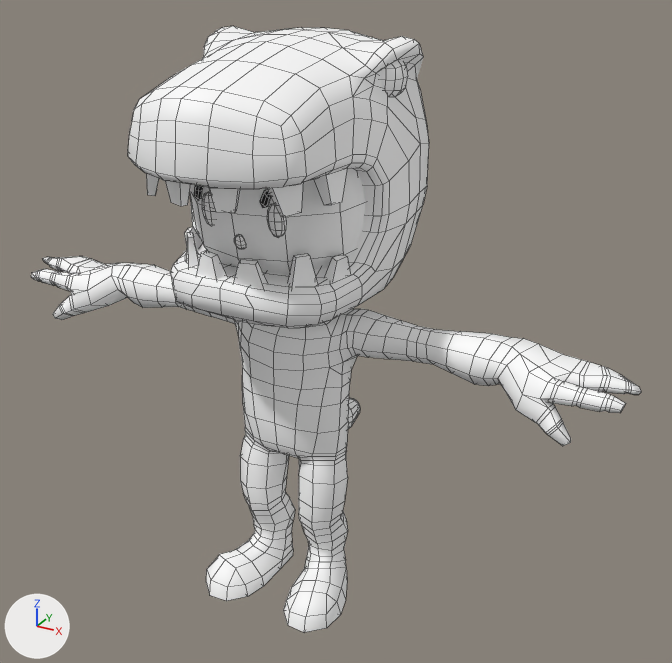
The FBX model 100Avatars_045/100Avatars_045_DinoKid.fbx, before and after one commit.
The view is the same before and after, from a 50 mm lens placed at (0.0726, -0.1175, 0.1073), pointed at (0.0069, 0.0019, 0.0477). The axes (+X, +Y, +Z) are drawn at lower left. The lights are the same throughout. Mesh edges are drawn as thin lines. Where no turn or scale is listed for an object, it has been applied to the vertices.

Objects in the first picture: 'mesh_char_104'.
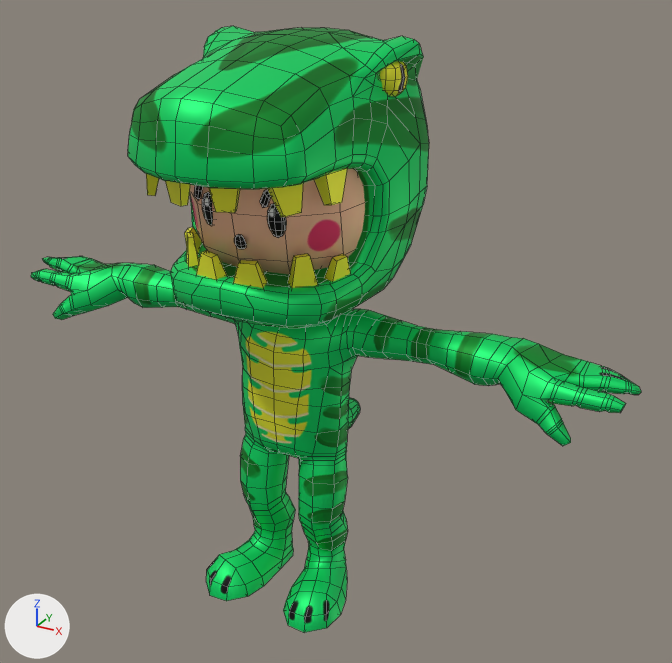
The newer file is also rescaled (x13.03) as a whole; pictures and numbers use the older file's frame.

Boxes (x1, y1, x2, y2) around the edits, measured in the pictures (672 x 663 px):
```json
{"part": 1, "of": "me_untitled", "change": "recoloured", "before": [31, 26, 641, 632], "after": [31, 26, 641, 632], "on screen": "white to green"}
{"part": 2, "of": "me_untitled", "change": "recoloured", "before": [202, 192, 287, 249], "after": [202, 192, 287, 249]}
{"part": 3, "of": "me_untitled", "change": "recoloured", "before": [194, 185, 271, 208], "after": [194, 185, 271, 208]}
```

The change, as JSON lines over the scene's bpy script:
```json
{"op": "add", "block": "img_100avatars_045_dinokid_png", "code": ["img_100avatars_045_dinokid_png = load_image('100Avatars_045_DinoKid.png', '100Avatars_045_DinoKid.png', 1024, 1024, 'sRGB')"]}
{"op": "add", "block": "mat_char045", "code": ["mat_char045 = principled_material('char045')", "mat_char045.texture = img_100avatars_045_dinokid_png  # with its transparency", "mat_char045.metallic = 0.5", "mat_char045.roughness = 0.553"]}
{"block": "me_untitled", "where": "me_untitled.from_pydata(...)  # 2117 vertices, 2154 faces; spans x -0.0545..0.0546, y -0.0272..0.0221, z 0.0..0.093"}
{"block": "me_untitled", "where": "# used by ob_mesh_char_104; location = (0.0, 0.0, 0.0)"}
{"block": "me_untitled", "change": "me_untitled part 1: all 1910 faces that had it switch from mat_char45 (white #ffffff) to mat_char045 (picture img_100avatars_045_dinokid_png)"}
{"block": "me_untitled", "change": "me_untitled part 2: all 132 faces that had it switch from mat_pasted__char45 (white #ffffff) to mat_char045 (picture img_100avatars_045_dinokid_png)"}
{"block": "me_untitled", "change": "me_untitled part 3: all 112 faces that had it switch from mat_char46 (picture img_texture_45_png) to mat_char045 (picture img_100avatars_045_dinokid_png)"}
```
